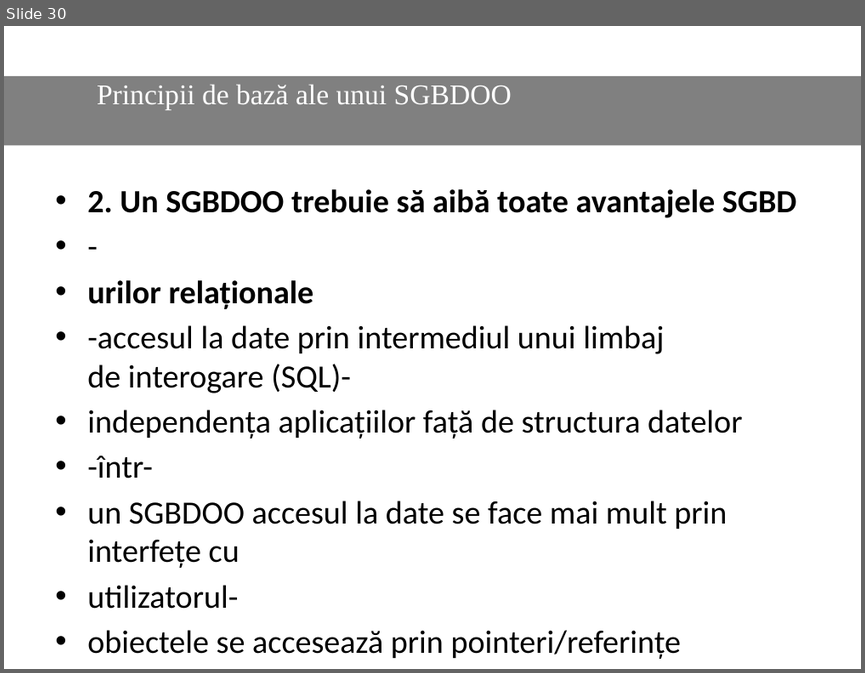
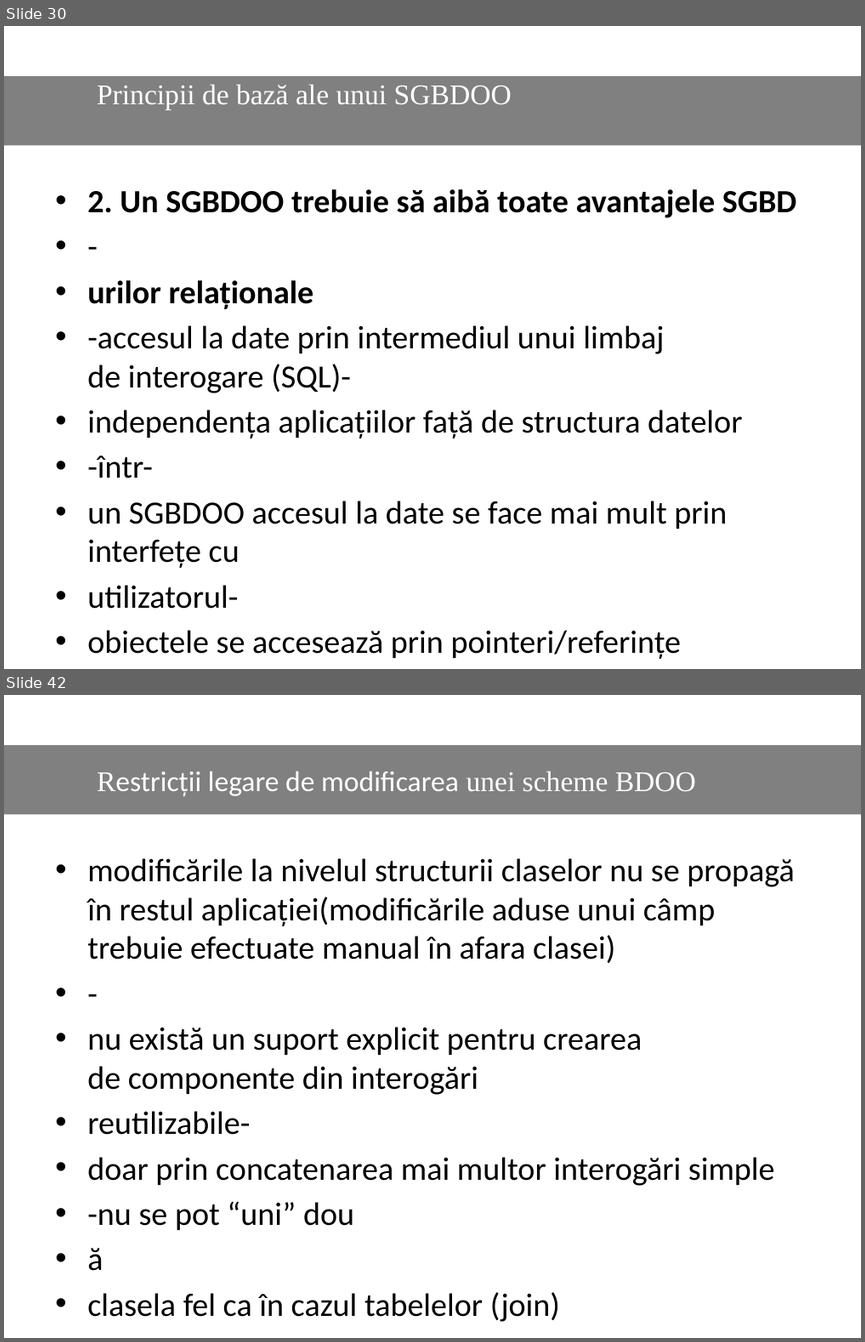
Before and after one commit to Dani25/BDOO, a slide deck: bdoo.pptx. Shown one above the other, each under a label of ours: slide 30 before the commit, slides 30 and 42 after it; the slides between them are not shown. The pictures are 865x673 and 865x1342 pixels, drawn with LibreOffice and Linux fonts; fonts in the diff are those of the drawing. Boxes give left, top, right and bottom in pixels: in the first picture for what was removed or moved away, otherwise in the second. Text is boxed around its words. In the diff, an @@ line names an element or a change of style, - is before the commit and + after.

```diff
--- a/bdoo.pptx
+++ b/bdoo.pptx
@@ slide 42 added at [4, 695, 861, 1338], background #FFFFFF @@
@@ rectangle added at [4, 744, 861, 814], fill #808080, 24 pt, text #FFFFFF @@
+Restricții legare de modificarea unei scheme BDOO
@@ text added at [87, 858, 794, 1321], 27.2 pt, text #000000 @@
+• modificările la nivelul structurii claselor nu se propagă în restul aplicației(modificările aduse unui câmp trebuie efectuate manual în afara clasei)
+• -
+• nu există un suport explicit pentru crearea de componente din interogări
+• reutilizabile-
+• doar prin concatenarea mai multor interogări simple
+• -nu se pot “uni” dou
+• ă
+• clasela fel ca în cazul tabelelor (join)
```
Also in this commit, not shown: 13 other slides added, 2 slides removed.
